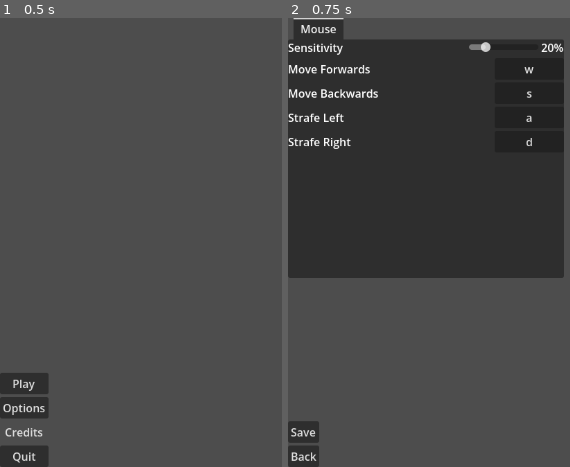
Above: before the commit, frames 1-2 (left to right).
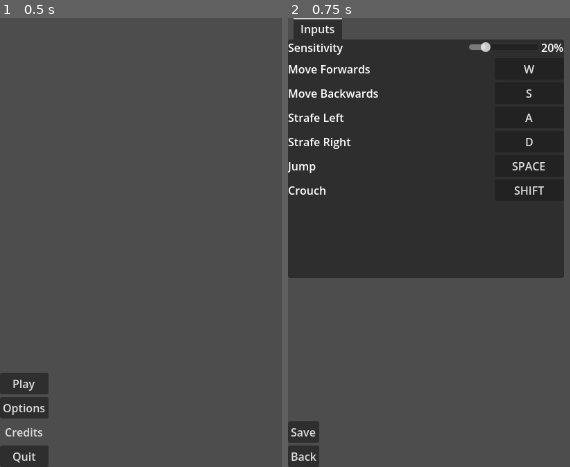
Above: after the commit, the same moments.

Repository: Alloy-MVP/HITW
Game: Godot game, scene res://title_screen.tscn
Same seed, same stepped clock (60 frames per second), same inputs: the game is played once before the commit and once after it.
Inputs:
- Up to frame 1 (0.5 s): no input
- Up to frame 2 (0.75 s): click "Options" at 0.5 s

Frame 1 is identical in both runs. In frame 2, 0.8% of the frame differs, in the area x 0-92%, y 0-40%.

Commit message:
Attempted to add functionality to the quit to menu button.

Diff:
--- a/Config.cfg
+++ b/Config.cfg
@@ -1,7 +1,9 @@
 [INPUTS]
 
 sensitivity=0.2
-forward="w"
-backward="s"
-left="a"
-right="d"
+forward="W"
+backward="S"
+left="A"
+right="D"
+jump="SPACE"
+crouch="SHIFT"
--- a/canvas_layer.gd
+++ b/canvas_layer.gd
@@ -53,3 +53,7 @@
 		pause_menu.visible = false
 		options_scene.Show()
 		options_menu = true
+
+
+func _on_quit_pressed() -> void:
+	pass
--- a/main_game.tscn
+++ b/main_game.tscn
@@ -58,7 +58,7 @@
 layout_mode = 2
 text = "Options"
 
-[node name="Quit" type="MenuButton" parent="Player/Player_Camera/CanvasLayer/Pause Menu/VBoxContainer" unique_id=82920149]
+[node name="Quit" type="Button" parent="Player/Player_Camera/CanvasLayer/Pause Menu/VBoxContainer" unique_id=1693337092]
 layout_mode = 2
 text = "Quit"
 
@@ -221,3 +221,4 @@
 
 [connection signal="pressed" from="Player/Player_Camera/CanvasLayer/Pause Menu/VBoxContainer/Resume" to="Player/Player_Camera/CanvasLayer" method="_on_resume_pressed"]
 [connection signal="pressed" from="Player/Player_Camera/CanvasLayer/Pause Menu/VBoxContainer/Options" to="Player/Player_Camera/CanvasLayer" method="_on_options_pressed"]
+[connection signal="pressed" from="Player/Player_Camera/CanvasLayer/Pause Menu/VBoxContainer/Quit" to="Player/Player_Camera/CanvasLayer" method="_on_quit_pressed"]
--- a/options_menu.gd
+++ b/options_menu.gd
@@ -1,17 +1,21 @@
 extends Control
 
 @onready var ui = $CanvasLayer
-@onready var sensitivity_label = $CanvasLayer/TabContainer/Mouse/Sensitivity/Label2
-@onready var forward_input_label = $CanvasLayer/TabContainer/Mouse/Forward/Button
-@onready var backward_input_label = $CanvasLayer/TabContainer/Mouse/Backward/Button
-@onready var left_input_label = $CanvasLayer/TabContainer/Mouse/Left/Button
-@onready var right_input_label = $CanvasLayer/TabContainer/Mouse/Right/Button
+@onready var sensitivity_label = $CanvasLayer/TabContainer/Inputs/Sensitivity/Label2
+@onready var forward_input_label = $CanvasLayer/TabContainer/Inputs/Forward/Button
+@onready var backward_input_label = $CanvasLayer/TabContainer/Inputs/Backward/Button
+@onready var left_input_label = $CanvasLayer/TabContainer/Inputs/Left/Button
+@onready var right_input_label = $CanvasLayer/TabContainer/Inputs/Right/Button
+@onready var jump_input_label = $CanvasLayer/TabContainer/Inputs/Jump/Button
+@onready var crouch_input_label = $CanvasLayer/TabContainer/Inputs/Crouch/Button
 
 var sensitivity
 var forward
 var backward
 var left
 var right
+var jump
+var crouch
 var selected_keybind = ""
 
 signal options_update
@@ -42,8 +46,12 @@
 	left_input_label.text = str(left)
 	right = config.get_value("INPUTS", "right")
 	right_input_label.text = str(right)
+	jump = config.get_value("INPUTS", "jump")
+	jump_input_label.text = str(jump)
+	crouch = config.get_value("INPUTS", "crouch")
+	crouch_input_label.text = str(crouch)
 
-	$CanvasLayer/TabContainer/Mouse/Sensitivity/HSlider.set_value_no_signal(sensitivity)
+	$CanvasLayer/TabContainer/Inputs/Sensitivity/HSlider.set_value_no_signal(sensitivity)
 
 func _unhandled_input(event: InputEvent) -> void:
 	if event is InputEventKey and event.is_pressed():
@@ -68,6 +76,16 @@
 				right_input_label.release_focus()
 				right_input_label.text = right
 
+			elif selected_keybind == "jump":
+				jump = event.as_text()
+				jump_input_label.release_focus()
+				jump_input_label.text = jump
+
+			elif selected_keybind == "crouch":
+				crouch = event.as_text()
+				crouch_input_label.release_focus()
+				crouch_input_label.text = crouch
+
 			selected_keybind = ""
 
 
@@ -89,8 +107,6 @@
 		get_tree().get_first_node_in_group("Pause").back()
 	else:
 		get_tree().get_first_node_in_group("Title Screen").back()
-
-
 
 
 
@@ -120,6 +136,15 @@
 	right_input_label.grab_focus()
 	right_input_label.text = ">Press any key<"
 
+func jump_selected() -> void:
+	selected_keybind = "jump"
+	jump_input_label.grab_focus()
+	jump_input_label.text = ">Press any key<"
+
+func crouch_selected() -> void:
+	selected_keybind = "crouch"
+	crouch_input_label.grab_focus()
+	crouch_input_label.text = ">Press any key<"
 
 
 func _on_save_pressed() -> void:
@@ -154,6 +179,20 @@
 		new_right.keycode = OS.find_keycode_from_string(right)
 		InputMap.action_add_event("right", new_right)
 
+	if jump != null:
+		config.set_value("INPUTS", "jump", jump)
+		InputMap.action_erase_events("jump")
+		var new_jump = InputEventKey.new()
+		new_jump.keycode = OS.find_keycode_from_string(jump)
+		InputMap.action_add_event("jump", new_jump)
+
+	if crouch != null:
+		config.set_value("INPUTS", "crouch", crouch)
+		InputMap.action_erase_events("crouch")
+		var new_crouch = InputEventKey.new()
+		new_crouch.keycode = OS.find_keycode_from_string(crouch)
+		InputMap.action_add_event("crouch", new_crouch)
+
 	config.save(config_path)
 
 	emit_signal("options_update")
--- a/options_menu.tscn
+++ b/options_menu.tscn
@@ -39,22 +39,22 @@
 offset_bottom = 375.0
 current_tab = 0
 
-[node name="Mouse" type="VBoxContainer" parent="CanvasLayer/TabContainer" unique_id=948763679]
+[node name="Inputs" type="VBoxContainer" parent="CanvasLayer/TabContainer" unique_id=948763679]
 layout_mode = 2
 metadata/_tab_index = 0
 
-[node name="Sensitivity" type="HBoxContainer" parent="CanvasLayer/TabContainer/Mouse" unique_id=202832086]
+[node name="Sensitivity" type="HBoxContainer" parent="CanvasLayer/TabContainer/Inputs" unique_id=202832086]
 layout_mode = 2
 
-[node name="Label" type="Label" parent="CanvasLayer/TabContainer/Mouse/Sensitivity" unique_id=1325181938]
+[node name="Label" type="Label" parent="CanvasLayer/TabContainer/Inputs/Sensitivity" unique_id=1325181938]
 layout_mode = 2
 text = "Sensitivity"
 
-[node name="Spacer" type="Control" parent="CanvasLayer/TabContainer/Mouse/Sensitivity" unique_id=470211573]
+[node name="Spacer" type="Control" parent="CanvasLayer/TabContainer/Inputs/Sensitivity" unique_id=470211573]
 layout_mode = 2
 size_flags_horizontal = 3
 
-[node name="HSlider" type="HSlider" parent="CanvasLayer/TabContainer/Mouse/Sensitivity" unique_id=1232135382]
+[node name="HSlider" type="HSlider" parent="CanvasLayer/TabContainer/Inputs/Sensitivity" unique_id=1232135382]
 custom_minimum_size = Vector2(100, 0)
 layout_mode = 2
 size_flags_vertical = 4
@@ -63,74 +63,106 @@
 step = 0.01
 value = 0.2
 
-[node name="Label2" type="Label" parent="CanvasLayer/TabContainer/Mouse/Sensitivity" unique_id=716348659]
+[node name="Label2" type="Label" parent="CanvasLayer/TabContainer/Inputs/Sensitivity" unique_id=716348659]
 layout_mode = 2
 text = "40%"
 
-[node name="Forward" type="HBoxContainer" parent="CanvasLayer/TabContainer/Mouse" unique_id=1609096895]
+[node name="Forward" type="HBoxContainer" parent="CanvasLayer/TabContainer/Inputs" unique_id=1609096895]
 layout_mode = 2
 
-[node name="Label" type="Label" parent="CanvasLayer/TabContainer/Mouse/Forward" unique_id=646129095]
+[node name="Label" type="Label" parent="CanvasLayer/TabContainer/Inputs/Forward" unique_id=646129095]
 layout_mode = 2
 text = "Move Forwards"
 
-[node name="Spacer" type="Control" parent="CanvasLayer/TabContainer/Mouse/Forward" unique_id=116380895]
+[node name="Spacer" type="Control" parent="CanvasLayer/TabContainer/Inputs/Forward" unique_id=116380895]
 layout_mode = 2
 size_flags_horizontal = 3
 
-[node name="Button" type="Button" parent="CanvasLayer/TabContainer/Mouse/Forward" unique_id=1922259712]
+[node name="Button" type="Button" parent="CanvasLayer/TabContainer/Inputs/Forward" unique_id=1922259712]
 custom_minimum_size = Vector2(100, 0)
 layout_mode = 2
 
-[node name="Backward" type="HBoxContainer" parent="CanvasLayer/TabContainer/Mouse" unique_id=104445698]
+[node name="Backward" type="HBoxContainer" parent="CanvasLayer/TabContainer/Inputs" unique_id=104445698]
 layout_mode = 2
 
-[node name="Label" type="Label" parent="CanvasLayer/TabContainer/Mouse/Backward" unique_id=958253889]
+[node name="Label" type="Label" parent="CanvasLayer/TabContainer/Inputs/Backward" unique_id=958253889]
 layout_mode = 2
 text = "Move Backwards"
 
-[node name="Spacer" type="Control" parent="CanvasLayer/TabContainer/Mouse/Backward" unique_id=1320889712]
+[node name="Spacer" type="Control" parent="CanvasLayer/TabContainer/Inputs/Backward" unique_id=1320889712]
 layout_mode = 2
 size_flags_horizontal = 3
 
-[node name="Button" type="Button" parent="CanvasLayer/TabContainer/Mouse/Backward" unique_id=481540928]
+[node name="Button" type="Button" parent="CanvasLayer/TabContainer/Inputs/Backward" unique_id=481540928]
 custom_minimum_size = Vector2(100, 0)
 layout_mode = 2
 
-[node name="Left" type="HBoxContainer" parent="CanvasLayer/TabContainer/Mouse" unique_id=316887740]
+[node name="Left" type="HBoxContainer" parent="CanvasLayer/TabContainer/Inputs" unique_id=316887740]
 layout_mode = 2
 
-[node name="Label" type="Label" parent="CanvasLayer/TabContainer/Mouse/Left" unique_id=1684957926]
+[node name="Label" type="Label" parent="CanvasLayer/TabContainer/Inputs/Left" unique_id=1684957926]
 layout_mode = 2
 text = "Strafe Left"
 
-[node name="Spacer" type="Control" parent="CanvasLayer/TabContainer/Mouse/Left" unique_id=395812442]
+[node name="Spacer" type="Control" parent="CanvasLayer/TabContainer/Inputs/Left" unique_id=395812442]
 layout_mode = 2
 size_flags_horizontal = 3
 
-[node name="Button" type="Button" parent="CanvasLayer/TabContainer/Mouse/Left" unique_id=957062434]
+[node name="Button" type="Button" parent="CanvasLayer/TabContainer/Inputs/Left" unique_id=957062434]
 custom_minimum_size = Vector2(100, 0)
 layout_mode = 2
 
-[node name="Right" type="HBoxContainer" parent="CanvasLayer/TabContainer/Mouse" unique_id=631909233]
+[node name="Right" type="HBoxContainer" parent="CanvasLayer/TabContainer/Inputs" unique_id=631909233]
 layout_mode = 2
 
-[node name="Label" type="Label" parent="CanvasLayer/TabContainer/Mouse/Right" unique_id=810562409]
+[node name="Label" type="Label" parent="CanvasLayer/TabContainer/Inputs/Right" unique_id=810562409]
 layout_mode = 2
 text = "Strafe Right"
 
-[node name="Spacer" type="Control" parent="CanvasLayer/TabContainer/Mouse/Right" unique_id=1860590648]
+[node name="Spacer" type="Control" parent="CanvasLayer/TabContainer/Inputs/Right" unique_id=1860590648]
 layout_mode = 2
 size_flags_horizontal = 3
 
-[node name="Button" type="Button" parent="CanvasLayer/TabContainer/Mouse/Right" unique_id=1011665079]
+[node name="Button" type="Button" parent="CanvasLayer/TabContainer/Inputs/Right" unique_id=1011665079]
+custom_minimum_size = Vector2(100, 0)
+layout_mode = 2
+
+[node name="Jump" type="HBoxContainer" parent="CanvasLayer/TabContainer/Inputs" unique_id=1635503740]
+layout_mode = 2
+
+[node name="Label" type="Label" parent="CanvasLayer/TabContainer/Inputs/Jump" unique_id=1572436548]
+layout_mode = 2
+text = "Jump"
+
+[node name="Spacer" type="Control" parent="CanvasLayer/TabContainer/Inputs/Jump" unique_id=1466432483]
+layout_mode = 2
+size_flags_horizontal = 3
+
+[node name="Button" type="Button" parent="CanvasLayer/TabContainer/Inputs/Jump" unique_id=2033256429]
+custom_minimum_size = Vector2(100, 0)
+layout_mode = 2
+
+[node name="Crouch" type="HBoxContainer" parent="CanvasLayer/TabContainer/Inputs" unique_id=612218440]
+layout_mode = 2
+
+[node name="Label" type="Label" parent="CanvasLayer/TabContainer/Inputs/Crouch" unique_id=690491292]
+layout_mode = 2
+text = "Crouch"
+
+[node name="Spacer" type="Control" parent="CanvasLayer/TabContainer/Inputs/Crouch" unique_id=1448092261]
+layout_mode = 2
+size_flags_horizontal = 3
+
+[node name="Button" type="Button" parent="CanvasLayer/TabContainer/Inputs/Crouch" unique_id=1182345937]
 custom_minimum_size = Vector2(100, 0)
 layout_mode = 2
 
 [connection signal="pressed" from="CanvasLayer/VBoxContainer/Save" to="." method="_on_save_pressed"]
 [connection signal="pressed" from="CanvasLayer/VBoxContainer/Back" to="." method="_on_back_pressed"]
-[connection signal="value_changed" from="CanvasLayer/TabContainer/Mouse/Sensitivity/HSlider" to="." method="sensitivity_changed"]
-[connection signal="pressed" from="CanvasLayer/TabContainer/Mouse/Forward/Button" to="." method="forwards_selected"]
-[connection signal="pressed" from="CanvasLayer/TabContainer/Mouse/Backward/Button" to="." method="backwards_selected"]
-[connection signal="pressed" from="CanvasLayer/TabContainer/Mouse/Left/Button" to="." method="left_selected"]
-[connection signal="pressed" from="CanvasLayer/TabContainer/Mouse/Right/Button" to="." method="right_selected"]
+[connection signal="value_changed" from="CanvasLayer/TabContainer/Inputs/Sensitivity/HSlider" to="." method="sensitivity_changed"]
+[connection signal="pressed" from="CanvasLayer/TabContainer/Inputs/Forward/Button" to="." method="forwards_selected"]
+[connection signal="pressed" from="CanvasLayer/TabContainer/Inputs/Backward/Button" to="." method="backwards_selected"]
+[connection signal="pressed" from="CanvasLayer/TabContainer/Inputs/Left/Button" to="." method="left_selected"]
+[connection signal="pressed" from="CanvasLayer/TabContainer/Inputs/Right/Button" to="." method="right_selected"]
+[connection signal="pressed" from="CanvasLayer/TabContainer/Inputs/Jump/Button" to="." method="jump_selected"]
+[connection signal="pressed" from="CanvasLayer/TabContainer/Inputs/Crouch/Button" to="." method="crouch_selected"]
--- a/title_screen.gd
+++ b/title_screen.gd
@@ -5,8 +5,13 @@
 
 # Called when the node enters the scene tree for the first time.
 func _ready() -> void:
-	options_scene = preload("res://options_menu.tscn").instantiate()
-	get_tree().root.add_child.call_deferred(options_scene)
+	var current_options_scene = get_tree().get_first_node_in_group("Options")
+	if current_options_scene:
+		options_scene = current_options_scene
+	else:
+		options_scene = preload("res://options_menu.tscn").instantiate()
+		options_scene.add_to_group("Options")
+		get_tree().root.add_child.call_deferred(options_scene)
 
 func _input(event: InputEvent) -> void:
 	if event.is_action_pressed("ui_cancel"):
